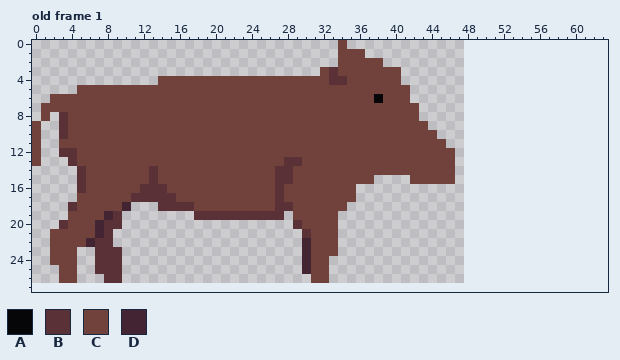
A pixel-art file gets an edit: GEODE/Assets/Sprites/Characters/Boar/Boar.aseprite. The picture above was drawn from the file before the commit.
48x28 pixels, 1 frame. Shown: old frame 1. The old version is drawn lined up with the new one, on the new canvas. The commit also changed other frames, which this record leaves out.
Palette (. is transparent): A #060608  B #5b3138  C #71413b  D #422433
Pixels before, old frame 1, first column x 0:
 0 ..................................C............
 1 ..................................CCC..........
 2 ..................................CCCCC........
 3 ................................CBCCCCCCC......
 4 ..............CCCCCCCCCCCCCCCCCCCBBCCCCCC......
 5 .....CCCCCCCCCCCCCCCCCCCCCCCCCCCCCCCCCCCCC.....
 6 ..CCCCCCCCCCCCCCCCCCCCCCCCCCCCCCCCCCCCACCC.....
 7 .CCCCCCCCCCCCCCCCCCCCCCCCCCCCCCCCCCCCCCCCCC....
 8 .C.BCCCCCCCCCCCCCCCCCCCCCCCCCCCCCCCCCCCCCCC....
 9 C..BCCCCCCCCCCCCCCCCCCCCCCCCCCCCCCCCCCCCCCCC...
10 C..BCCCCCCCCCCCCCCCCCCCCCCCCCCCCCCCCCCCCCCCCC..
11 C..CCCCCCCCCCCCCCCCCCCCCCCCCCCCCCCCCCCCCCCCCCC.
12 C..BBCCCCCCCCCCCCCCCCCCCCCCCCCCCCCCCCCCCCCCCCCC
13 C...BCCCCCCCCCCCCCCCCCCCCCCCBBCCCCCCCCCCCCCCCCC
14 .....BCCCCCCCBCCCCCCCCCCCCCBBCCCCCCCCCCCCCCCCCC
15 .....BCCCCCCCBCCCCCCCCCCCCCBBCCCCCCCCC....CCCCC
16 .....BCCCCCCBBBCCCCCCCCCCCCBCCCCCCCC...........
17 .....CCCCCCBBBBBCCCCCCCCCCCBCCCCCCCC...........
18 ....BCCCCCD...BBBBCCCCCCCCCBBCCCCCC............
19 ....CCCCDB........BBBBBBBBBB.CCCCC.............
20 ...BCCCDBB...................BCCCC.............
21 ..CCCCCDB.....................BCCC.............
22 ..CCCCDBB.....................DCCC.............
23 ..CCC..BBB....................DCCC.............
24 ..CCC..BBB....................DCC..............
25 ...CC..BBB....................DCC..............
26 ...CC...BB.....................CC..............
After the commit:
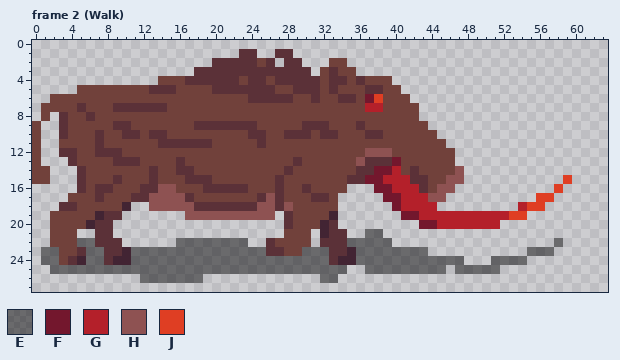
Colours new in this view: E #0606087f  F #73172d  G #b4202a  H #8e5252  J #df3e23
A new or re-ordered frame is compared with the old frame closest to it.
Commit message: Boar front leg walk animation
Changes in this commit:
canvas 48x28 -> 64x28, the old top-left corner now at 0,-1 (the part of the old canvas that was cut away was empty and is not shown)
frames 1 -> 8
Changed rows in their new state; - is an unchanged pixel.
Frame 2 (Walk) is new; against old frame 1:
first column x 0:
 0 ----------------------------------.-------------------------
 1 -----------------------BB--BB-----...-----------------------
 2 --------------------BBBBBCB-BB---C-....---------------------
 3 ------------------BBBBBBBBBBBBB-----.....-------------------
 4 -----------------BBBBBB-BB-BBBBB----B---.-------------------
 5 -------------BBB----BBBBBBB--BBB-B---BB--.------------------
 6 ------------------------BBBBB--B--BB-FJ---------------------
 7 -----B---BBBBBB----------------------GG---------------------
 8 ------B-----------------------------------------------------
 9 ---------BB-------BBBBBBB-----BBB---B-----------------------
10 -------B--BB-BB---------BB--BBB-BB---BB---------------------
11 -------B------BBBBBB-----B----------------------------------
12 -------BBB---------------------------HHH--------------------
13 ---------BBB----B-----------C-------HBBBF-------------------
14 CC--------------BB---------C--------BBFFG-B----H------------
15 CC-------B-------BBB--------C------BBFFGGGBB--HH-----------J
16 -------BB-----HH---BBBBB------B----.--FFGGGBCHH-----------J-
17 ----C--B-----HHHHB-------BH----BB-..---FFGGGHH----------JJ--
18 ---B---------HHHHHBBBBBBBHH-H-----.-----FGGGG---------GJJ---
19 --CC---DB--------HHHHHHHHHH.B----D-------FFGGGGGGGGGGJJ-----
20 --CC--DB-.------------------BC--DB---------FFGGGGGGG--------
21 -----..B--------------------CCC.DBB--EE---------------------
22 -----EE--B------EEEEEEEE--BCCCC.BBBEEEEE------------------E-
23 -EE--BEE--DEEEEEEEEEEEEEEEBBCCEEEBBDEEEEEEEE-----------EEE--
24 -EE-BDEE-DDEEEEEEEEEEEEEEEEEEEEEEBDDEEEEEEEEEEEE---EEEE-----
25 --EEEEEEEEEEEEEEEEEEEEEEEEEEEEEEEEE--EEEEEEEEE-EEEEE--------
26 ---..---..--EEEEEEE------------.EE--------------------------
Boxes around the changes in both pictures, in picture pixels (x1, y1, x2, y2):
changed: (32, 40, 572, 283)
